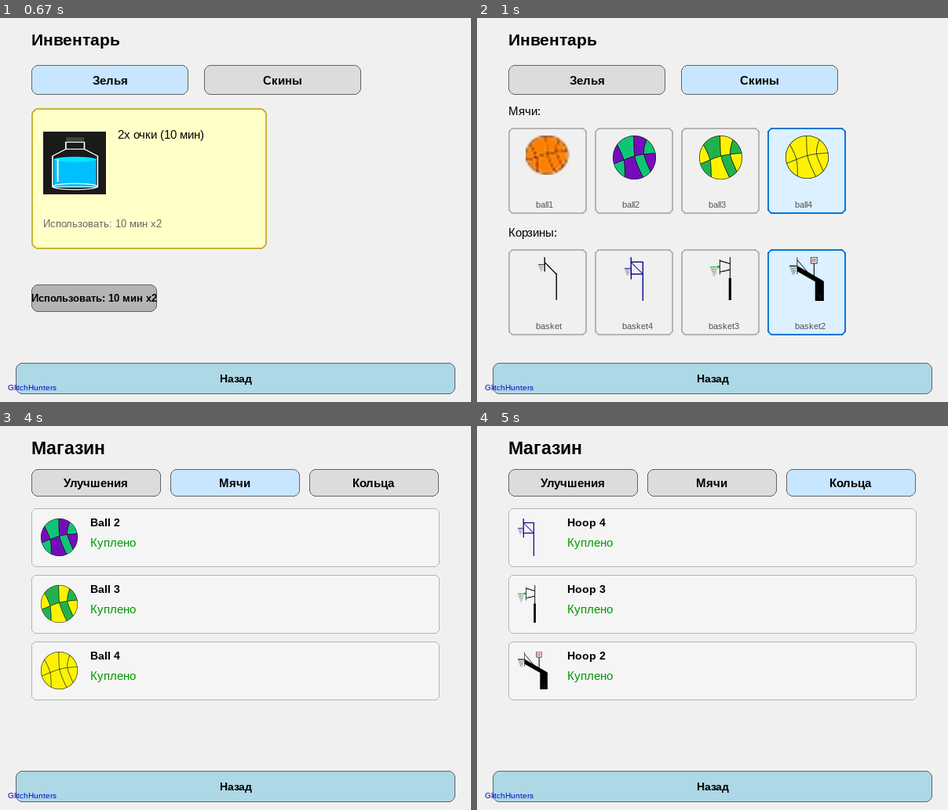
Above: before the commit, frames 1-4 (two rows, left to right).
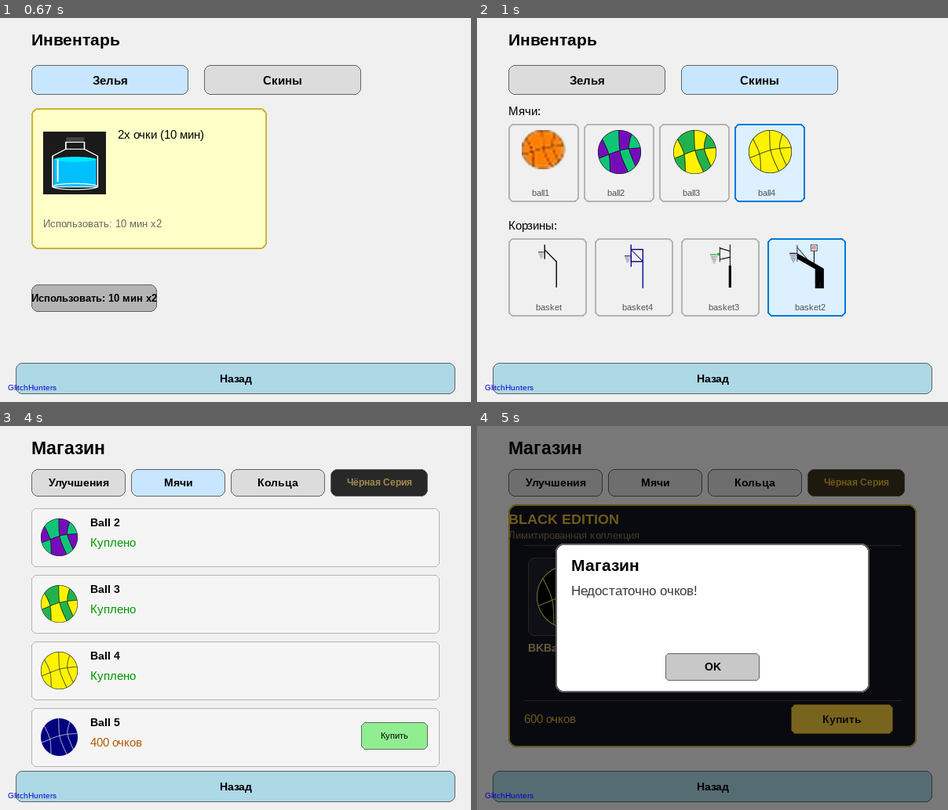
Above: after the commit, the same moments.

Repository: VectorHawk22/RoutesNN
Game: pygame game, started from version1_1/aaaaa_clicker(Seryozha's).pygame/main.py
Same seed, same stepped clock (60 frames per second), same inputs: the game is played once before the commit and once after it.
Inputs (mouse positions are in pixels of both pictures, inside the frame that each line leads up to):
- Up to frame 1 (0.67 s): click "Инвентарь" at 0.38 s
- Up to frame 2 (1 s): click "Скины" at 0.72 s
- Up to frame 3 (4 s): click (89, 560) at 1.05 s; click (113, 475) at 1.38 s; click "Использовать: 10 мин x2" at 1.72 s; click (211, 717) at 2.05 s; click "Назад" at 3.38 s; click "Магазин" at 3.72 s
- Up to frame 4 (5 s): click (853, 483) at 4.05 s, where only the run after the commit has a clickable "Чёрная Серия"; click (688, 587) at 4.38 s; click (844, 717) at 4.72 s, where only the run after the commit has a clickable "Купить"

Frame 1 is identical in both runs. In frame 2, 9.4% of the frame differs, in the area x 6-79%, y 27-83%; in frame 3, 5.6%; in frame 4, 77%, in the area x 0-100%, y 0-100%.

Commit message:
black edition версии.pygame

Diff:
--- a/version1_1/aaaaa_clicker(Seryozha's).pygame/game_logic.py
+++ b/version1_1/aaaaa_clicker(Seryozha's).pygame/game_logic.py
@@ -90,6 +90,7 @@
             "skin_basket": s.get("skin_basket", ""),
             "inv_balls": sorted(s.get("inventory_balls", [])),
             "inv_baskets": sorted(s.get("inventory_baskets", [])),
+            "inv_bkballs": sorted(s.get("inventory_bkballs", [])),
         }
 
     def _compute_mac(self, save_data, context):
--- a/version1_1/aaaaa_clicker(Seryozha's).pygame/gui/inventory.py
+++ b/version1_1/aaaaa_clicker(Seryozha's).pygame/gui/inventory.py
@@ -44,9 +44,11 @@
                     print(f"Potion image load error ({fname}): {e}")
 
     def _load_skin_thumbnails(self):
-        ball_skins = ["ball1.png", "ball2.png", "ball3.png", "ball4.png"]
+        ball_skins = ["ball1.png", "ball2.png", "ball3.png", "ball4.png", "ball5.png"]
         basket_skins = ["basket.png", "basket2.png", "basket3.png", "basket4.png"]
-        for fname in ball_skins + basket_skins:
+        bkball_skins = ["bkball1.png", "bkball2.png", "bkball3.png",
+                        "bkball4.png", "bkball5.png", "bkball6.png"]
+        for fname in ball_skins + basket_skins + bkball_skins:
             path = os.path.join(self.animation_dir, fname)
             if not os.path.exists(path):
                 continue
@@ -165,11 +167,25 @@
 
         owned_balls = self.app.settings.get("inventory_balls", [])
         owned_baskets = self.app.settings.get("inventory_baskets", [])
+        owned_bkballs = self.app.settings.get("inventory_bkballs", [])
+
+        all_ball_skins = list(owned_balls) + list(owned_bkballs)
 
         render_text(surface, tr["skins_balls"] + ":", font_label, (0, 0, 0), 40, 110, 520)
+
+        cell_w = 90
+        cell_h = 100
+        gap = 6
+        cols = 5
         x_start = 40
-        for i, fname in enumerate(owned_balls):
-            rect = pygame.Rect(x_start + i * 110, 140, 100, 110)
+        y_start = 135
+
+        for i, fname in enumerate(all_ball_skins):
+            col = i % cols
+            row = i // cols
+            x = x_start + col * (cell_w + gap)
+            y = y_start + row * (cell_h + gap)
+            rect = pygame.Rect(x, y, cell_w, cell_h)
             is_sel = (fname == current_ball)
             border_color = (0, 120, 215) if is_sel else (180, 180, 180)
             bg_color = (220, 240, 255) if is_sel else (240, 240, 240)
@@ -179,7 +195,7 @@
             thumb = self.skin_thumbs.get(fname)
             if thumb:
                 tx = rect.centerx - thumb.get_width() // 2
-                ty = rect.y + 10
+                ty = rect.y + 8
                 surface.blit(thumb, (tx, ty))
 
             name_label = fname.replace(".png", "")
@@ -187,9 +203,12 @@
                         rect.centerx - 15, rect.bottom - 18)
             self.skin_rects[("ball", fname)] = rect
 
-        render_text(surface, tr["skins_baskets"] + ":", font_label, (0, 0, 0), 40, 265, 520)
+        baskets_y = y_start + ((len(all_ball_skins) + cols - 1) // cols) * (cell_h + gap) + 15
+        render_text(surface, tr["skins_baskets"] + ":", font_label, (0, 0, 0), 40, baskets_y, 520)
+        bx_start = 40
+        by_start = baskets_y + 25
         for i, fname in enumerate(owned_baskets):
-            rect = pygame.Rect(x_start + i * 110, 295, 100, 110)
+            rect = pygame.Rect(bx_start + i * 110, by_start, 100, 100)
             is_sel = (fname == current_basket)
             border_color = (0, 120, 215) if is_sel else (180, 180, 180)
             bg_color = (220, 240, 255) if is_sel else (240, 240, 240)
@@ -199,7 +218,7 @@
             thumb = self.skin_thumbs.get(fname)
             if thumb:
                 tx = rect.centerx - thumb.get_width() // 2
-                ty = rect.y + 10
+                ty = rect.y + 8
                 surface.blit(thumb, (tx, ty))
 
             name_label = fname.replace(".png", "")
--- a/version1_1/aaaaa_clicker(Seryozha's).pygame/gui/shop.py
+++ b/version1_1/aaaaa_clicker(Seryozha's).pygame/gui/shop.py
@@ -8,11 +8,21 @@
     {"file": "ball2.png", "name": "Ball 2", "price": 500},
     {"file": "ball3.png", "name": "Ball 3", "price": 500},
     {"file": "ball4.png", "name": "Ball 4", "price": 500},
+    {"file": "ball5.png", "name": "Ball 5", "price": 400},
 ]
 BASKET_ITEMS = [
     {"file": "basket4.png", "name": "Hoop 4", "price": 500},
     {"file": "basket3.png", "name": "Hoop 3", "price": 800},
     {"file": "basket2.png", "name": "Hoop 2", "price": 1000},
+]
+
+BKBALL_VARIANTS = [
+    {"file": "bkball1.png", "name": "BKBall 1", "price": 600},
+    {"file": "bkball2.png", "name": "BKBall 2", "price": 600},
+    {"file": "bkball3.png", "name": "BKBall 3", "price": 600},
+    {"file": "bkball4.png", "name": "BKBall 4", "price": 600},
+    {"file": "bkball5.png", "name": "BKBall 5", "price": 600},
+    {"file": "bkball6.png", "name": "BKBall 6", "price": 600},
 ]
 
 
@@ -23,12 +33,18 @@
         self.animation_dir = os.path.join(self.base_dir, "animation")
         self.active_tab = "balls"
         self._thumb_refs = {}
+        self._bkball_thumbs = {}
         self.btn_upgrades = None
         self.btn_balls = None
         self.btn_baskets = None
+        self.btn_black_edition = None
         self.item_buy_rects = []
+        self.black_selected_idx = 0
+        self.black_swatch_rects = []
+        self.black_buy_rect = None
         try:
             self._load_thumbs()
+            self._load_bkball_thumbs()
         except Exception as e:
             print(f"Shop thumbs load error: {e}")
         self._build_tabs()
@@ -57,36 +73,92 @@
             except Exception:
                 pass
 
+    def _load_bkball_thumbs(self):
+        for variant in BKBALL_VARIANTS:
+            fname = variant["file"]
+            path = os.path.join(self.animation_dir, fname)
+            if not os.path.exists(path):
+                continue
+            try:
+                img = PILImage.open(path).convert("RGBA")
+                mask = img.getchannel("A").point(lambda a: 255 if a > 100 else 0)
+                bbox = mask.getbbox()
+                if bbox:
+                    img = img.crop(bbox)
+                w, h = img.size
+
+                box_s = 32
+                scale_s = min(box_s / float(w), box_s / float(h))
+                nw_s = max(1, int(w * scale_s))
+                nh_s = max(1, int(h * scale_s))
+                swatch_img = img.resize((nw_s, nh_s), PILImage.Resampling.LANCZOS)
+                swatch_surf = pygame.image.fromstring(
+                    swatch_img.tobytes(), swatch_img.size, "RGBA"
+                ).convert_alpha()
+
+                box_p = 80
+                scale_p = min(box_p / float(w), box_p / float(h))
+                nw_p = max(1, int(w * scale_p))
+                nh_p = max(1, int(h * scale_p))
+                preview_img = img.resize((nw_p, nh_p), PILImage.Resampling.LANCZOS)
+                preview_surf = pygame.image.fromstring(
+                    preview_img.tobytes(), preview_img.size, "RGBA"
+                ).convert_alpha()
+
+                self._bkball_thumbs[fname] = {
+                    "swatch": swatch_surf,
+                    "preview": preview_surf,
+                }
+            except Exception:
+                pass
+
     def _build_tabs(self):
         tr = self.app.translations[self.app.current_lang]
         self.btn_upgrades = Button(
-            (40, 55, 165, 35), tr["shop_tab_upgrades"], font_size=13,
+            (40, 55, 120, 35), tr["shop_tab_upgrades"], font_size=12,
             bg_color=(200, 230, 255) if self.active_tab == "upgrades" else (220, 220, 220),
             callback=lambda: self._switch_tab("upgrades"))
         self.btn_balls = Button(
-            (217, 55, 165, 35), tr["shop_tab_balls"], font_size=13,
+            (167, 55, 120, 35), tr["shop_tab_balls"], font_size=12,
             bg_color=(200, 230, 255) if self.active_tab == "balls" else (220, 220, 220),
             callback=lambda: self._switch_tab("balls"))
         self.btn_baskets = Button(
-            (394, 55, 165, 35), tr["shop_tab_baskets"], font_size=13,
+            (294, 55, 120, 35), tr["shop_tab_baskets"], font_size=12,
             bg_color=(200, 230, 255) if self.active_tab == "baskets" else (220, 220, 220),
             callback=lambda: self._switch_tab("baskets"))
+        is_be = self.active_tab == "black_edition"
+        self.btn_black_edition = Button(
+            (421, 55, 124, 35), tr["shop_tab_black_edition"], font_size=10,
+            bg_color=(60, 50, 30) if is_be else (40, 40, 40),
+            text_color=(220, 180, 50) if is_be else (160, 140, 80),
+            callback=lambda: self._switch_tab("black_edition"))
 
     def _switch_tab(self, name):
         self.active_tab = name
         self.item_buy_rects = []
+        self.black_swatch_rects = []
+        self.black_buy_rect = None
         self._build_tabs()
 
     def handle_event(self, event):
         self.btn_upgrades.handle_event(event)
         self.btn_balls.handle_event(event)
         self.btn_baskets.handle_event(event)
+        self.btn_black_edition.handle_event(event)
 
         if event.type == pygame.MOUSEBUTTONDOWN and event.button == 1:
-            for rect, item, kind in self.item_buy_rects:
-                if rect.collidepoint(event.pos):
-                    self._buy_item(item, kind)
-                    break
+            if self.active_tab == "black_edition":
+                for i, rect in enumerate(self.black_swatch_rects):
+                    if rect.collidepoint(event.pos):
+                        self.black_selected_idx = i
+                        return
+                if self.black_buy_rect and self.black_buy_rect.collidepoint(event.pos):
+                    self._buy_bkball()
+            else:
+                for rect, item, kind in self.item_buy_rects:
+                    if rect.collidepoint(event.pos):
+                        self._buy_item(item, kind)
+                        break
 
     def _buy_item(self, item, kind):
         tr = self.app.translations[self.app.current_lang]
@@ -107,6 +179,28 @@
         self.app.save_settings()
         self._build_tabs()
 
+    def _buy_bkball(self):
+        tr = self.app.translations[self.app.current_lang]
+        variant = BKBALL_VARIANTS[self.black_selected_idx]
+        inv = self.app.settings.get("inventory_bkballs", [])
+
+        if variant["file"] in inv:
+            return
+
+        points = self.app.game.get_points()
+        if points < variant["price"]:
+            self.app.dialog.show_info(tr["btn_shop"], tr["shop_not_enough"])
+            return
+
+        self.app.game.points -= variant["price"]
+        self.app.game.save_game()
+
+        if variant["file"] not in inv:
+            inv.append(variant["file"])
+            self.app.settings["inventory_bkballs"] = inv
+
+        self.app.save_settings()
+
     def update(self):
         pass
 
@@ -122,8 +216,11 @@
         self.btn_upgrades.draw(surface)
         self.btn_balls.draw(surface)
         self.btn_baskets.draw(surface)
+        self.btn_black_edition.draw(surface)
 
         self.item_buy_rects = []
+        self.black_swatch_rects = []
+        self.black_buy_rect = None
 
         if self.active_tab == "upgrades":
             render_text(surface, tr["shop_coming_soon"], font_price, (140, 140, 140), 200, 200, 250)
@@ -133,6 +230,8 @@
         elif self.active_tab == "baskets":
             inv = self.app.settings.get("inventory_baskets", [])
             self._draw_items(surface, BASKET_ITEMS, inv, "basket", font_name, font_price, font_small, tr)
+        elif self.active_tab == "black_edition":
+            self._draw_black_edition(surface, tr, font_name, font_price, font_small)
 
     def _draw_items(self, surface, items, owned, kind, font_name, font_price, font_small, tr):
         y = 105
@@ -169,3 +268,100 @@
                 self.item_buy_rects.append((btn_rect, item, kind))
 
             y += 85
+
+    def _draw_black_edition(self, surface, tr, font_name, font_price, font_small):
+        inv = self.app.settings.get("inventory_bkballs", [])
+
+        card_rect = pygame.Rect(40, 100, 520, 310)
+        pygame.draw.rect(surface, (18, 18, 32), card_rect, border_radius=10)
+        pygame.draw.rect(surface, (200, 170, 50), card_rect, 2, border_radius=10)
+
+        title_font = get_font(18, bold=True)
+        render_text(surface, "BLACK EDITION", title_font, (220, 180, 50), 40, 108, 520)
+        render_text(surface, tr["black_edition_subtitle"], font_small, (140, 120, 70), 40, 132, 520)
+
+        pygame.draw.line(surface, (80, 70, 35), (60, 152), (540, 152), 1)
+
+        variant = BKBALL_VARIANTS[self.black_selected_idx]
+        thumbs = self._bkball_thumbs.get(variant["file"])
+
+        preview_bg = pygame.Rect(65, 168, 100, 100)
+        pygame.draw.rect(surface, (30, 30, 48), preview_bg, border_radius=8)
+        pygame.draw.rect(surface, (80, 70, 40), preview_bg, 1, border_radius=8)
+
+        if thumbs and "preview" in thumbs:
+            preview = thumbs["preview"]
+            px = preview_bg.centerx - preview.get_width() // 2
+            py = preview_bg.centery - preview.get_height() // 2
+            surface.blit(preview, (px, py))
+
+        render_text(surface, variant["name"], font_name, (200, 180, 120), 65, 275, 100)
+
+        render_text(surface, tr["black_edition_select_color"], font_small, (140, 120, 70), 200, 162, 200)
+
+        swatch_size = 40
+        swatch_gap = 10
+        grid_x = 200
+        grid_y = 185
+
+        for i, v in enumerate(BKBALL_VARIANTS):
+            col = i % 3
+            row = i // 3
+            sx = grid_x + col * (swatch_size + swatch_gap)
+            sy = grid_y + row * (swatch_size + swatch_gap)
+            swatch_rect = pygame.Rect(sx, sy, swatch_size, swatch_size)
+
+            is_selected = (i == self.black_selected_idx)
+            is_owned = v["file"] in inv
+
+            if is_selected:
+                bg = (50, 45, 25)
+                border = (220, 180, 50)
+                bw = 2
+            elif is_owned:
+                bg = (25, 40, 25)
+                border = (80, 180, 80)
+                bw = 1
+            else:
+                bg = (30, 30, 48)
+                border = (60, 60, 80)
+                bw = 1
+
+            pygame.draw.rect(surface, bg, swatch_rect, border_radius=5)
+            pygame.draw.rect(surface, border, swatch_rect, bw, border_radius=5)
+
+            vthumbs = self._bkball_thumbs.get(v["file"])
+            if vthumbs and "swatch" in vthumbs:
+                st = vthumbs["swatch"]
+                stx = swatch_rect.centerx - st.get_width() // 2
+                sty = swatch_rect.centery - st.get_height() // 2
+                surface.blit(st, (stx, sty))
+
+            self.black_swatch_rects.append(swatch_rect)
+
+        preview_ball_thumb = self._thumb_refs.get(variant["file"])
+        if preview_ball_thumb:
+            big_x = 370
+            big_y = 190
+            surface.blit(preview_ball_thumb, (big_x, big_y))
+
+        pygame.draw.line(surface, (80, 70, 35), (60, 350), (540, 350), 1)
+
+        is_owned = variant["file"] in inv
+        if is_owned:
+            render_text(surface, tr["shop_owned"], font_name, (100, 200, 100), 60, 360, 200)
+        else:
+            price_text = tr["shop_price"].format(variant["price"])
+            render_text(surface, price_text, font_price, (220, 180, 50), 60, 365, 200)
+
+            btn_rect = pygame.Rect(400, 355, 130, 38)
+            mouse_over = btn_rect.collidepoint(pygame.mouse.get_pos())
+            color = (240, 200, 60) if mouse_over else (200, 170, 40)
+            pygame.draw.rect(surface, color, btn_rect, border_radius=6)
+            pygame.draw.rect(surface, (140, 110, 25), btn_rect, 1, border_radius=6)
+            buy_txt = strip_emoji(tr["shop_buy"])
+            buy_font = get_font(14, bold=True)
+            buy_surf = buy_font.render(buy_txt, True, (30, 25, 10))
+            surface.blit(buy_surf, (btn_rect.centerx - buy_surf.get_width() // 2,
+                                    btn_rect.centery - buy_surf.get_height() // 2))
+            self.black_buy_rect = btn_rect
--- a/version1_1/aaaaa_clicker(Seryozha's).pygame/main.py
+++ b/version1_1/aaaaa_clicker(Seryozha's).pygame/main.py
@@ -144,7 +144,8 @@
         defaults = {
             "sound": True, "language": "Русский",
             "skin_ball": "ball1.png", "skin_basket": "basket.png",
-            "inventory_balls": ["ball1.png"], "inventory_baskets": ["basket.png"]
+            "inventory_balls": ["ball1.png"], "inventory_baskets": ["basket.png"],
+            "inventory_bkballs": []
         }
         if not os.path.exists(settings_file):
             try:
--- a/version1_1/aaaaa_clicker(Seryozha's).pygame/settings.json
+++ b/version1_1/aaaaa_clicker(Seryozha's).pygame/settings.json
@@ -15,5 +15,6 @@
         "basket3.png",
         "basket2.png"
     ],
+    "inventory_bkballs": [],
     "_v": "dccaf878ba9ab01cd21ebbeb44b778abee582a95dae5e2b477d3d7f0787840a4"
 }
--- a/version1_1/aaaaa_clicker(Seryozha's).pygame/translations.py
+++ b/version1_1/aaaaa_clicker(Seryozha's).pygame/translations.py
@@ -20,10 +20,14 @@
         "save_error": "Failed to save settings!",
         "button_click": "Click!",
         "shop_tab_upgrades": "Upgrades", "shop_tab_balls": "Balls", "shop_tab_baskets": "Hoops",
+        "shop_tab_black_edition": "Black Ed.",
+        "black_edition_subtitle": "Limited collection",
+        "black_edition_select_color": "Choose color:",
         "shop_buy": "Buy", "shop_owned": "Owned",
         "shop_price": "{} pts", "shop_not_enough": "Not enough points!",
         "shop_coming_soon": "Coming soon...",
         "dialog_yes": "Yes", "dialog_no": "No",
+        "skins_bkballs": "BK Balls",
     },
     "Русский": {
         "title": "Кликер", "hit": "Попал! +1 очко!", "miss": "Промах :(",
@@ -46,10 +50,14 @@
         "save_error": "Не удалось сохранить настройки!",
         "button_click": "Клик!",
         "shop_tab_upgrades": "Улучшения", "shop_tab_balls": "Мячи", "shop_tab_baskets": "Кольца",
+        "shop_tab_black_edition": "Чёрная Серия",
+        "black_edition_subtitle": "Лимитированная коллекция",
+        "black_edition_select_color": "Выбери цвет:",
         "shop_buy": "Купить", "shop_owned": "Куплено",
         "shop_price": "{} очков", "shop_not_enough": "Недостаточно очков!",
         "shop_coming_soon": "Скоро будет...",
         "dialog_yes": "Да", "dialog_no": "Нет",
+        "skins_bkballs": "BK Мячи",
     },
     "Французский": {
         "title": "Cliqueur", "hit": "Touche ! +1 point !", "miss": "Rate :(",
@@ -73,10 +81,14 @@
         "save_error": "Echec de l'enregistrement !",
         "button_click": "Cliquez !",
         "shop_tab_upgrades": "Ameliorations", "shop_tab_balls": "Ballons", "shop_tab_baskets": "Paniers",
+        "shop_tab_black_edition": "Black Ed.",
+        "black_edition_subtitle": "Collection limitee",
+        "black_edition_select_color": "Choisir la couleur:",
         "shop_buy": "Acheter", "shop_owned": "Possede",
         "shop_price": "{} pts", "shop_not_enough": "Pas assez de points !",
         "shop_coming_soon": "Bientot disponible...",
         "dialog_yes": "Oui", "dialog_no": "Non",
+        "skins_bkballs": "BK Ballons",
     },
     "Немецкий": {
         "title": "Klicker", "hit": "Treffer! +1 Punkt!", "miss": "Daneben :(",
@@ -101,10 +113,14 @@
         "save_error": "Fehler beim Speichern!",
         "button_click": "Klick!",
         "shop_tab_upgrades": "Verbesserungen", "shop_tab_balls": "Baelle", "shop_tab_baskets": "Koerbe",
+        "shop_tab_black_edition": "Black Ed.",
+        "black_edition_subtitle": "Limitierte Kollektion",
+        "black_edition_select_color": "Farbe waehlen:",
         "shop_buy": "Kaufen", "shop_owned": "Besessen",
         "shop_price": "{} Punkte", "shop_not_enough": "Nicht genug Punkte!",
         "shop_coming_soon": "Demnaechst verfuegbar...",
         "dialog_yes": "Ja", "dialog_no": "Nein",
+        "skins_bkballs": "BK Baelle",
     },
     "Китайский": {
         "title": "点击器", "hit": "击中！+1 分！", "miss": "未命中 :(",
@@ -128,9 +144,13 @@
         "save_error": "保存设置失败！",
         "button_click": "点击！",
         "shop_tab_upgrades": "升级", "shop_tab_balls": "球", "shop_tab_baskets": "篮筐",
+        "shop_tab_black_edition": "黑色限定",
+        "black_edition_subtitle": "限量收藏",
+        "black_edition_select_color": "选择颜色:",
         "shop_buy": "购买", "shop_owned": "已拥有",
         "shop_price": "{} 分", "shop_not_enough": "分数不足！",
         "shop_coming_soon": "即将推出...",
         "dialog_yes": "是", "dialog_no": "否",
+        "skins_bkballs": "BK 球",
     },
 }
